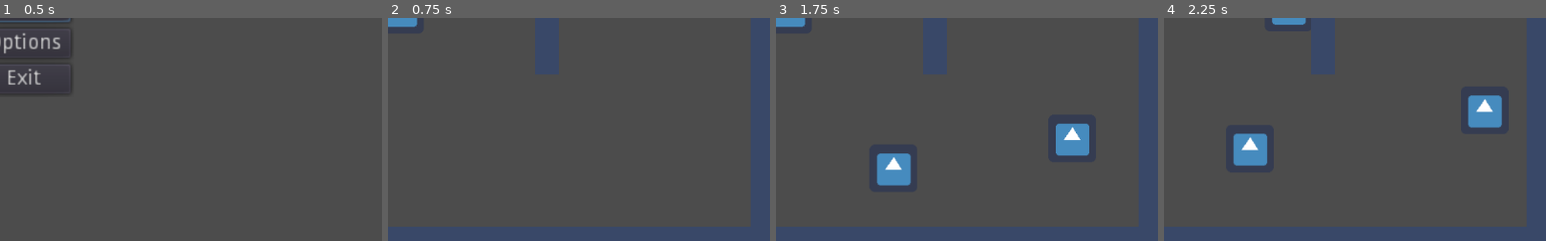
Above: before the commit, frames 1-4 (left to right).
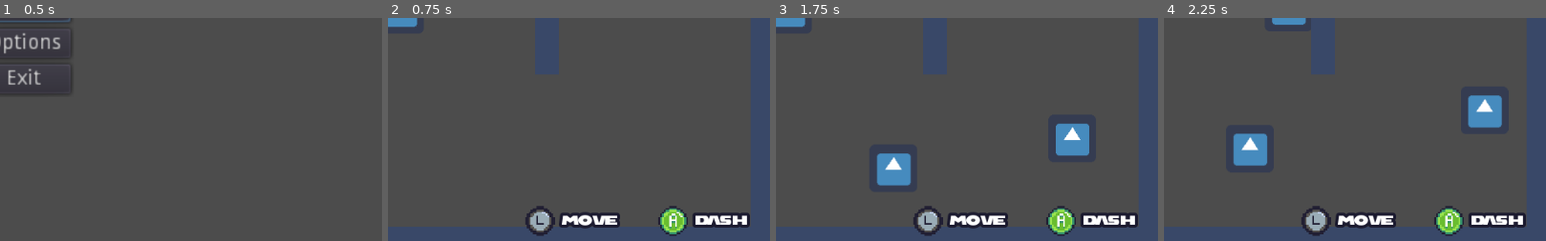
Above: after the commit, the same moments.

Repository: csweet22/FamilyFeud
Game: Godot game, scene res://Main_Menu.tscn
The game is run twice, just before and just after one commit, with the same random seed, the same clock (stepped at 60 frames per second) and the same inputs. The engine's default icon, where the game draws it, is replaced by a stand-in: a white triangle on a blue panel in a dark square.
Inputs:
- Up to frame 1 (0.5 s): no input
- Up to frame 2 (0.75 s): click "Start" at 0.5 s
- Up to frame 3 (1.75 s): tap Enter at 1.25 s; hold D (move_right) from 1.28 s (still down); hold Space (dash) from 1.28 s (still down)
- Up to frame 4 (2.25 s): release D (move_right) at 2.03 s; release Space (dash) at 2.03 s; hold S (move_down) from 2.03 s (still down); tap 1 at 2.1 s
The pictures show only the part of the screen within x 50-100%, y 50-100%; the shares and areas given below are measured in that part.

Frame 1 is identical in both runs. In frame 2, 3.4% of the frame differs, in the area x 36-95%, y 84-98%; in frame 3, 3.4%; in frame 4, 3.4%.

Commit message:
a

Diff:
--- a/Main.tscn
+++ b/Main.tscn
@@ -1,8 +1,17 @@
-[gd_scene load_steps=4 format=2]
+[gd_scene load_steps=7 format=2]
 
+[ext_resource path="res://mario_kart_f2.ttf" type="DynamicFontData" id=1]
 [ext_resource path="res://Player.tscn" type="PackedScene" id=2]
 [ext_resource path="res://GameManager.tscn" type="PackedScene" id=3]
 [ext_resource path="res://Main.gd" type="Script" id=4]
+[ext_resource path="res://UIArt/Buttons.png" type="Texture" id=5]
+
+[sub_resource type="DynamicFont" id=1]
+outline_size = 4
+outline_color = Color( 0.109804, 0.105882, 0.188235, 1 )
+use_filter = true
+extra_spacing_char = -3
+font_data = ExtResource( 1 )
 
 [node name="Root" type="Node2D"]
 script = ExtResource( 4 )
@@ -106,4 +115,47 @@
 margin_bottom = 624.0
 color = Color( 0.227451, 0.286275, 0.411765, 1 )
 
+[node name="CanvasLayer" type="CanvasLayer" parent="."]
+layer = 20
+
+[node name="Control" type="Control" parent="CanvasLayer"]
+margin_left = 111.0
+margin_top = 34.0
+margin_right = 151.0
+margin_bottom = 74.0
+
+[node name="Sprite" type="Sprite" parent="CanvasLayer/Control"]
+position = Vector2( 560, 512 )
+scale = Vector2( 2.5, 2.5 )
+z_index = 20
+texture = ExtResource( 5 )
+offset = Vector2( 18, 10.8 )
+region_enabled = true
+region_rect = Rect2( 0, 0, 16, 16 )
+
+[node name="Sprite2" type="Sprite" parent="CanvasLayer/Control"]
+position = Vector2( 738, 512 )
+scale = Vector2( 2.5, 2.5 )
+z_index = 20
+texture = ExtResource( 5 )
+offset = Vector2( 18, 10.8 )
+region_enabled = true
+region_rect = Rect2( 16, 0, 16, 16 )
+
+[node name="Label" type="Label" parent="CanvasLayer/Control"]
+margin_left = 634.0
+margin_top = 530.0
+margin_right = 721.0
+margin_bottom = 549.0
+custom_fonts/font = SubResource( 1 )
+text = "MOVE"
+
+[node name="Label2" type="Label" parent="CanvasLayer/Control"]
+margin_left = 813.0
+margin_top = 530.0
+margin_right = 900.0
+margin_bottom = 549.0
+custom_fonts/font = SubResource( 1 )
+text = "DASH"
+
 [connection signal="timeout" from="StartTimer" to="." method="_on_StartTimer_timeout"]
Binary file added: UIArt/Buttons.png
Not shown, added: UIArt/Buttons.png.import
